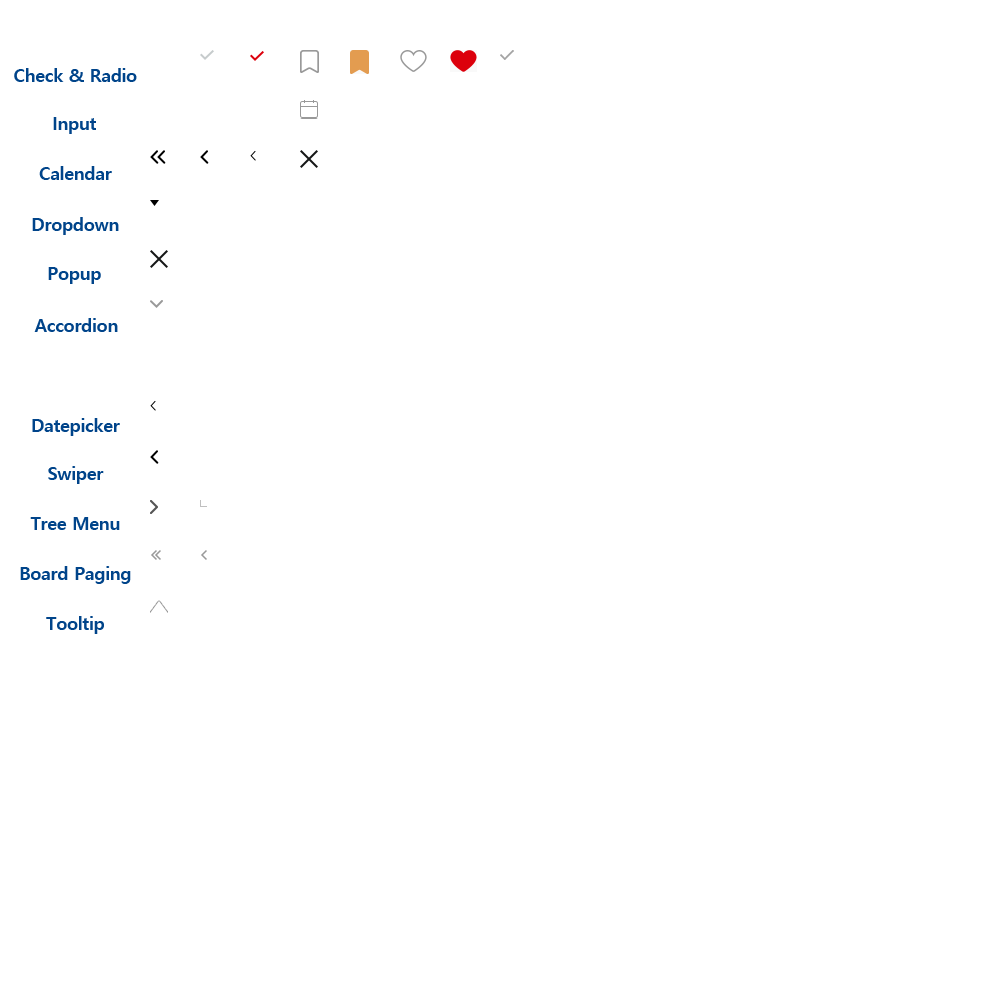
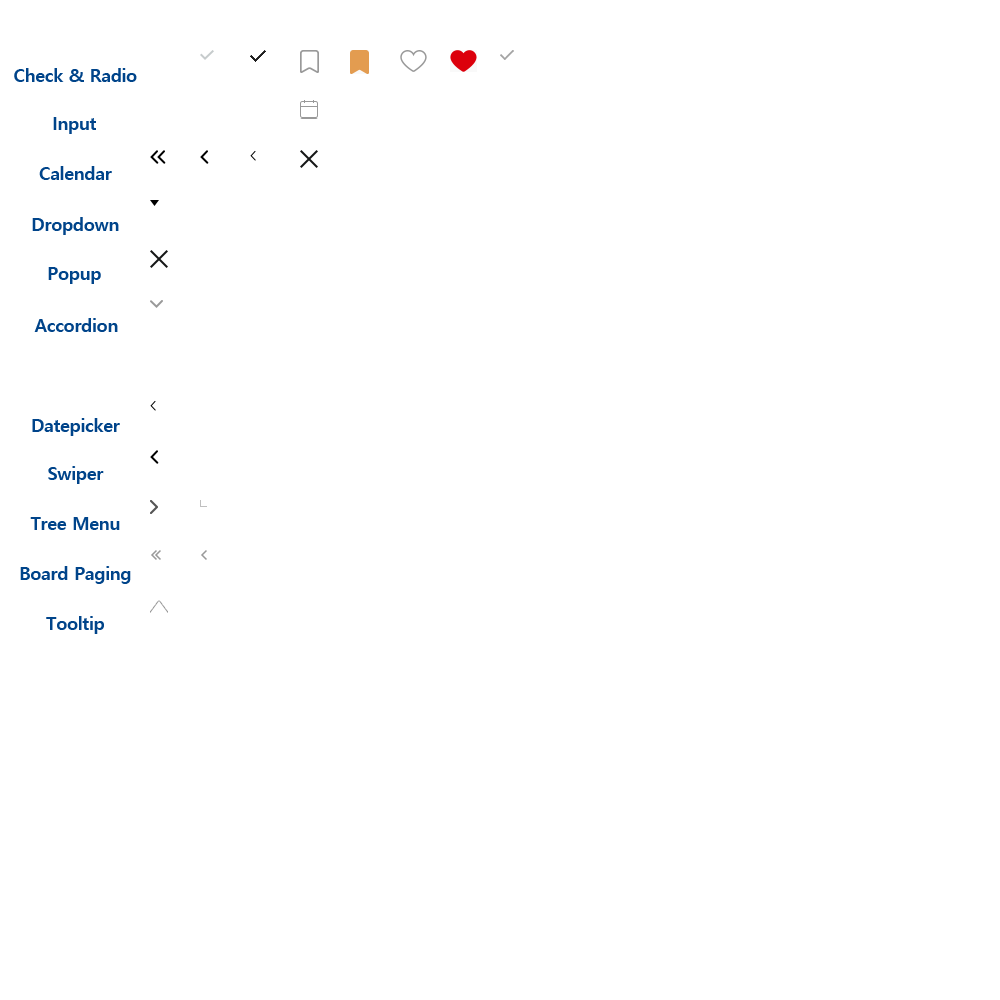
Layers edited between the first and the second 1000 x 1000 image:
renamed "레이어 43" to "레이어 52", painted on it over <box>250,50,266,62</box>
